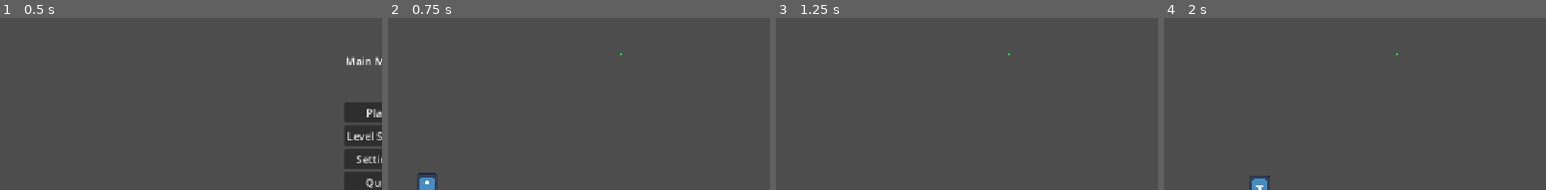
Above: before the commit, frames 1-4 (left to right).
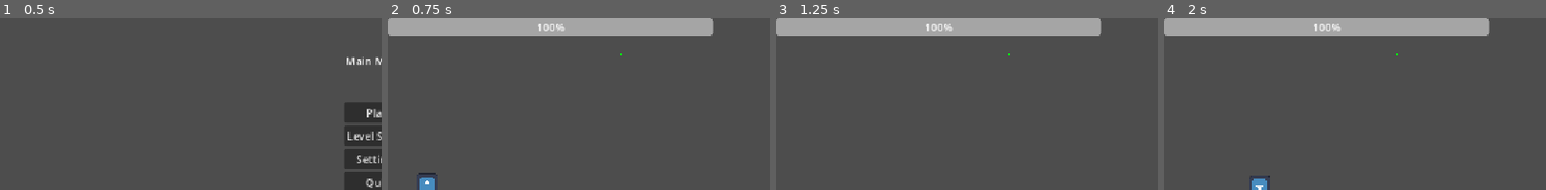
Above: after the commit, the same moments.

Repository: Cayuga007/summer-summit-2026
Game: Godot game, scene res://UI/Main_menu.tscn
The game is run twice, just before and just after one commit, with the same random seed, the same clock (stepped at 60 frames per second) and the same inputs. The engine's default icon, where the game draws it, is replaced by a stand-in: a white triangle on a blue panel in a dark square.
Inputs (mouse positions are % of the whole screen's width and height, from its top left):
- Up to frame 1 (0.5 s): no input
- Up to frame 2 (0.75 s): click "Play" at 0.5 s
- Up to frame 3 (1.25 s): no input
- Up to frame 4 (2 s): tap Enter at 1.25 s; move the mouse to (72, 56) at 1.27 s; hold D (right) from 1.28 s (still down); click (72, 56) at 1.42 s; tap Space (jump) at 1.52 s
The pictures show only the part of the screen within x 0-50%, y 0-50%; the shares and areas given below are measured in that part.

Frame 1 is identical in both runs. In frame 2, 9.0% of the frame differs, in the area x 0-86%, y 0-11%; in frame 3, 9.0%; in frame 4, 9.0%.

Commit message:
paint meter done

Diff:
--- a/Scripts/paintbrush.gd
+++ b/Scripts/paintbrush.gd
@@ -2,11 +2,15 @@
 
 
 @export var paint_prefab: PackedScene
+@export var paint_meter: CanvasLayer
+@export var max_meter_amount: float = 100
+@export var meter_spill_amount: float = 0.1
 @export var paint_radius := 30
 @export var paint_spacing := 5.0
 
 var _is_holding := false
 var _previous_paint_position := Vector2.ZERO
+var _meter_amount := max_meter_amount
 
 
 # Called when the node enters the scene tree for the first time.
@@ -14,6 +18,8 @@
 	pass # Replace with function body.
 
 func _input(event: InputEvent) -> void:
+	if _meter_amount <= 0: return
+
 	if event is InputEventMouseButton and event.button_index == MOUSE_BUTTON_LEFT:
 		if event.is_pressed():
 			_is_holding = true
@@ -33,8 +39,8 @@
 
 	for i in range(1, steps + 1):
 		var t := float(i) / steps
-		var position := previous.lerp(current, t)
-		spawn_paint(position)
+		var paint_spawn_position := previous.lerp(current, t)
+		spawn_paint(paint_spawn_position)
 
 
 func spawn_paint(spawn_position: Vector2) -> void:
@@ -47,3 +53,7 @@
 	var mesh_instance: MeshInstance2D = new_paint.get_child(1)
 	mesh_instance.mesh.radius = paint_radius
 	mesh_instance.mesh.height = paint_radius * 2
+
+	_meter_amount -= meter_spill_amount
+	var progress_bar: ProgressBar = paint_meter.get_child(0)
+	progress_bar.value = _meter_amount / max_meter_amount * 100
--- /dev/null
+++ b/paint_meter.tscn
@@ -0,0 +1,8 @@
+[gd_scene format=3 uid="uid://ckomwa1i1v83q"]
+
+[node name="PaintMeter" type="CanvasLayer" unique_id=1937635955]
+
+[node name="ProgressBar" type="ProgressBar" parent="." unique_id=2067280672]
+offset_right = 490.0
+offset_bottom = 27.0
+value = 100.0
--- a/paintbrush.tscn
+++ b/paintbrush.tscn
@@ -2,7 +2,11 @@
 
 [ext_resource type="Script" uid="uid://br2lq756kfoy6" path="res://Scripts/paintbrush.gd" id="1_kh68u"]
 [ext_resource type="PackedScene" uid="uid://cm2yksx2t35f0" path="res://platforms/platform.tscn" id="2_7stys"]
+[ext_resource type="PackedScene" uid="uid://ckomwa1i1v83q" path="res://paint_meter.tscn" id="3_slo63"]
 
-[node name="Paintbrush" type="Node2D" unique_id=1638959940]
+[node name="Paintbrush" type="Node2D" unique_id=1638959940 node_paths=PackedStringArray("paint_meter")]
 script = ExtResource("1_kh68u")
 paint_prefab = ExtResource("2_7stys")
+paint_meter = NodePath("PaintMeter")
+
+[node name="PaintMeter" parent="." unique_id=1937635955 instance=ExtResource("3_slo63")]
